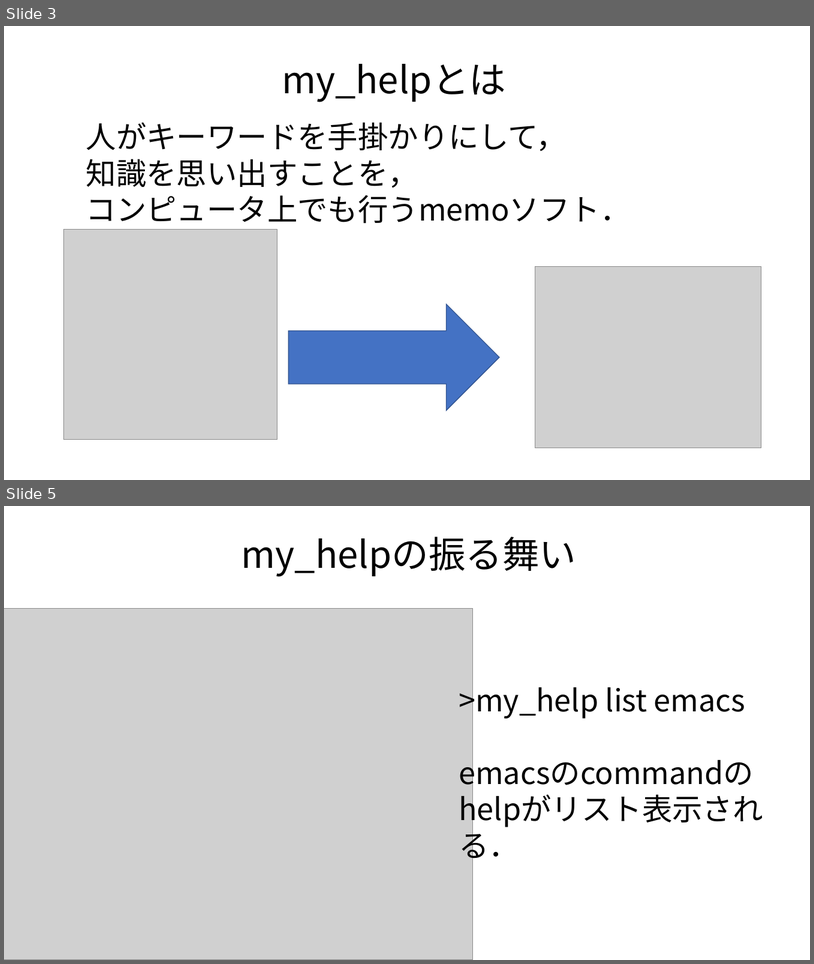
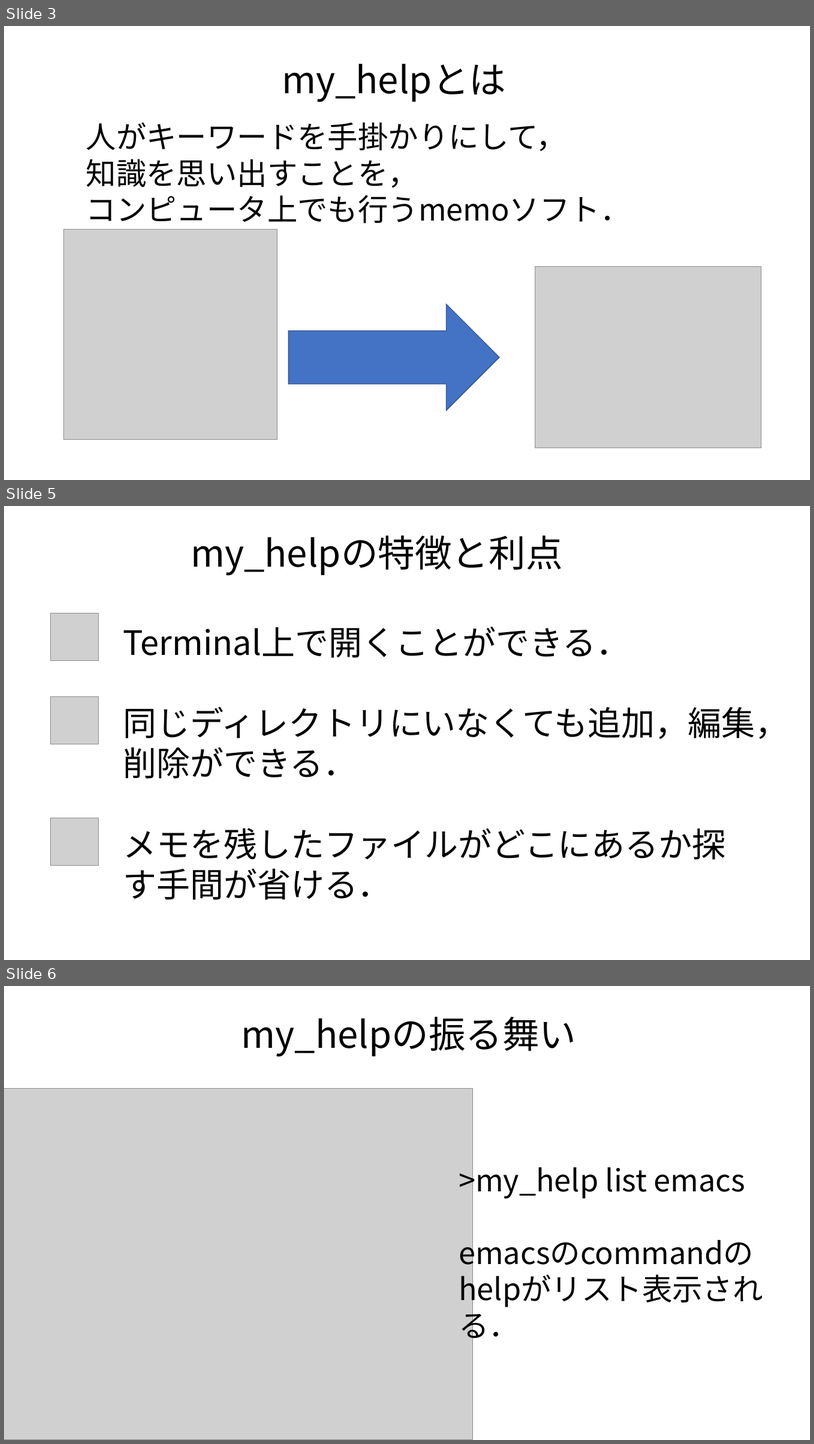
Before and after one commit to daddygongon/my_help, a slide deck: docs/tomoko/mid_presen.pptx. Shown one above the other, each under a label of ours: slides 3 and 5 before the commit, slides 3, 5 and 6 after it; the slides between them are not shown. The pictures are 814x964 and 814x1444 pixels, drawn with LibreOffice and Linux fonts; fonts in the diff are those of the drawing; grey boxes stand for pictures. Boxes give left, top, right and bottom in pixels: in the first picture for what was removed or moved away, otherwise in the second. Text is boxed around its words. In the diff, an @@ line names an element or a change of style, - is before the commit and + after.

```diff
--- a/docs/tomoko/mid_presen.pptx
+++ b/docs/tomoko/mid_presen.pptx
@@ slide 5 added at (4, 506, 810, 960), background #FFFFFF @@
@@ text added at (191, 535, 563, 576), 44 pt, text #000000 @@
+my_helpの特徴と利点
@@ picture added at (51, 613, 98, 661) @@
@@ text added at (123, 626, 789, 900), 40 pt, text #000000 @@
+Terminal上で開くことができる．
+同じディレクトリにいなくても追加，編集，削除ができる．
+メモを残したファイルがどこにあるか探す手間が省ける．
@@ picture added at (51, 697, 98, 744) @@
@@ picture added at (51, 817, 98, 865) @@
@@ what was slide 5 is now slide 6 @@
```
Also in this commit, not shown: 6 slides changed, 1 other slide added, 1 other file.
